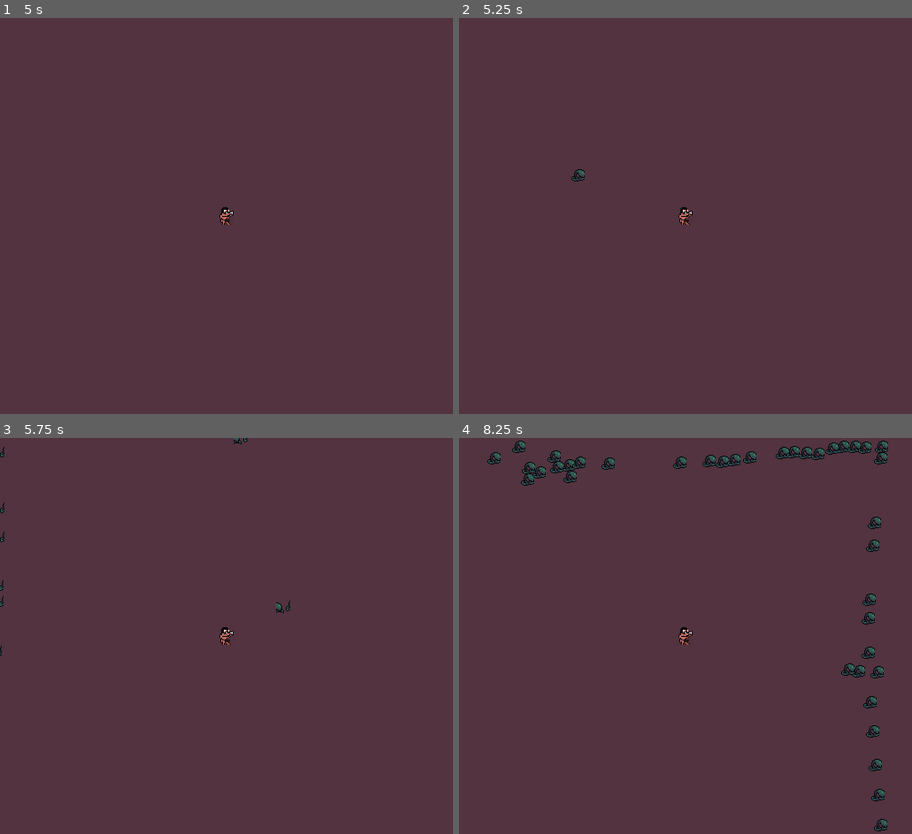
Above: before the commit, frames 1-4 (two rows, left to right).
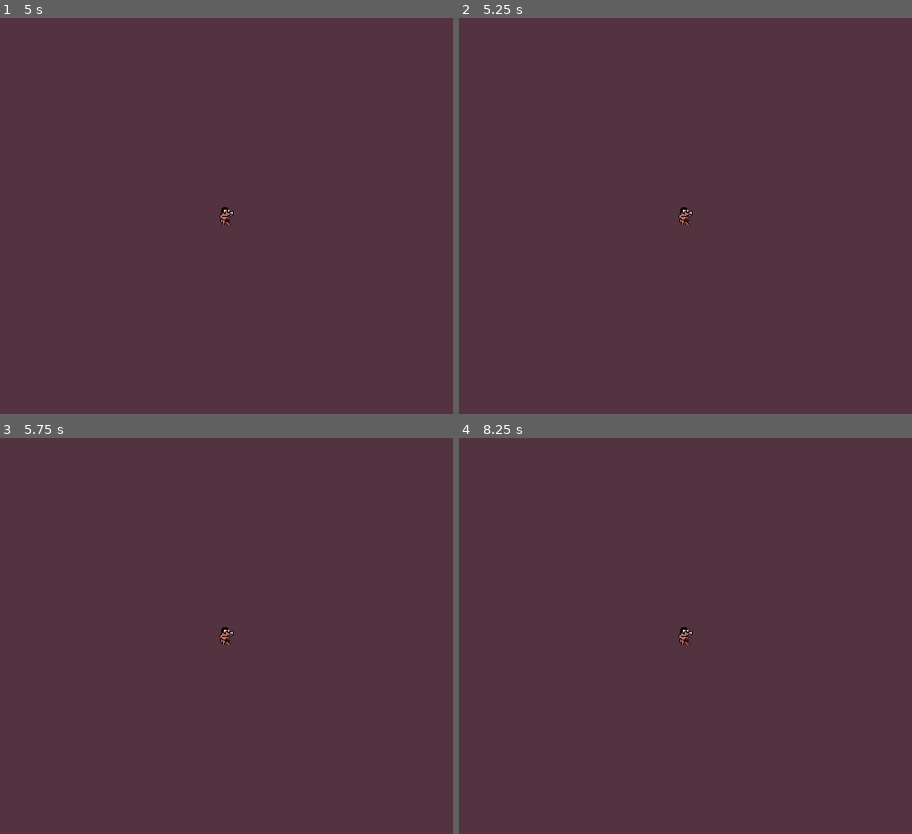
Above: after the commit, the same moments.

Repository: loteque/wasteland-warrior
Game: Godot game, scene res://test/MobSpawnerTest.tscn
The game is run twice, just before and just after one commit, with the same random seed, the same clock (stepped at 60 frames per second) and the same inputs. This scene is started directly instead of the project's main scene.
Inputs:
- Up to frame 1 (5 s): tap Enter at 0.5, 2, 3.5 s; hold Right (ui_right) 0.53-1.28 s; tap Space at 1.25, 2.75, 4.25 s; hold Down (ui_down) 1.28-2.03 s; hold Right (ui_right) 2.03-2.78 s; hold Up (ui_up) 2.78-3.53 s; hold Left (ui_left) from 3.53 s (still down)
- Up to frame 2 (5.25 s): release Left (ui_left) at 5.03 s; hold Down (ui_down) from 5.03 s (still down)
- Up to frame 3 (5.75 s): keep holding Down (ui_down)
- Up to frame 4 (8.25 s): release Down (ui_down) at 5.78 s; hold Right (ui_right) 5.78-6.53 s; hold Up (ui_up) 6.53-7.28 s; hold Right (ui_right) 7.28-8.03 s; hold Down (ui_down) from 8.03 s (still down)

Frame 1 is identical in both runs. In frame 2, less than 0.1% of the frame differs, in the area x 24-28%, y 38-42%; in frame 3, 0.2%; in frame 4, 2.5%, in the area x 6-95%, y 0-100%.

Commit message:
Fix enemy spawn count

Diff:
--- a/project/src/mobs/MobSpawner.gd
+++ b/project/src/mobs/MobSpawner.gd
@@ -3,8 +3,7 @@
 
 var RandomUtils = preload("res://src/RandomUtils.gd").new()
 
-export var spawn_interval: int = 60
-export var spawn_group_size: int = 80
+export var spawn_group_size: int = 8
 export var mob_scene: PackedScene
 export var MAX_MOB_COUNT := 50
 
--- a/project/src/mobs/MobSpawner.tscn
+++ b/project/src/mobs/MobSpawner.tscn
@@ -18,7 +18,7 @@
 curve = SubResource( 1 )
 
 [node name="SpawnInterval" type="Timer" parent="."]
-wait_time = 5.0
+wait_time = 10.0
 autostart = true
 
 [connection signal="timeout" from="SpawnInterval" to="." method="_on_SpawnInterval_timeout"]
